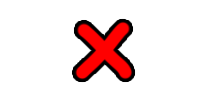
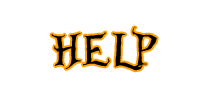
Layered file, before and after one edit (w=200, h=100). Changes by layer:
hid "닫기" over (x1=74, y1=21, x2=133, y2=80)
showed "HELP" over (x1=51, y1=27, x2=157, y2=71)
